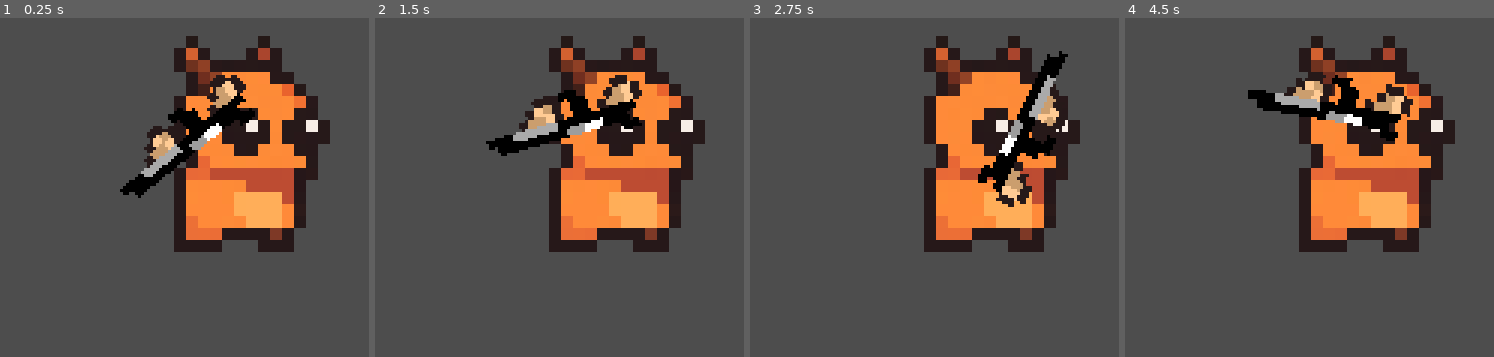
Above: before the commit, frames 1-4 (left to right).
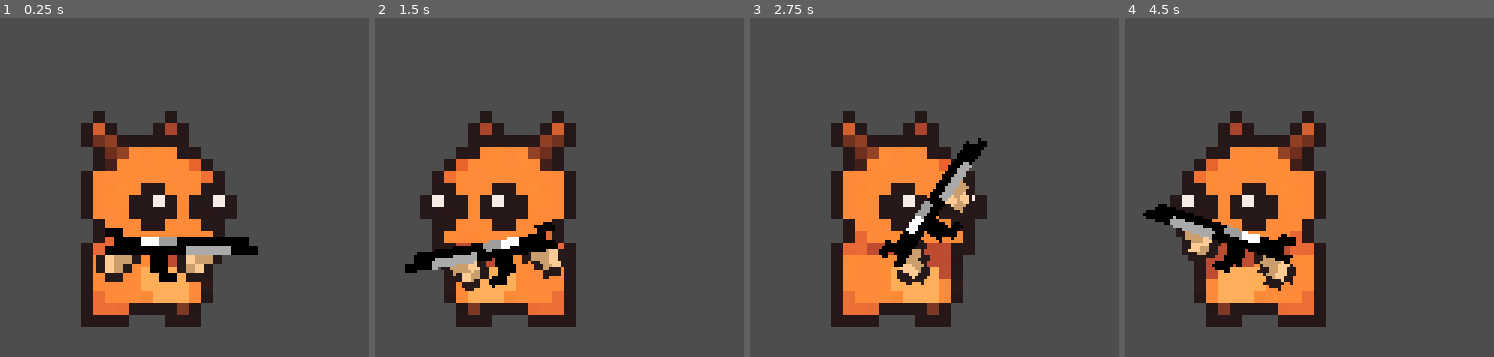
Above: after the commit, the same moments.

Repository: Satyamex/little-malice
Game: Godot game, scene res://node_2d.tscn
The game is run twice, just before and just after one commit, with the same random seed, the same clock (stepped at 60 frames per second) and the same inputs. The project has no main scene, so this scene is started directly.
Inputs (mouse positions are in pixels of both pictures, inside the frame that each line leads up to):
- Up to frame 1 (0.25 s): no input
- Up to frame 2 (1.5 s): tap Enter at 0.5 s; move the mouse to (outside the picture) at 0.52 s; tap Space at 1.25 s; move the mouse to (outside the picture) at 1.27 s
- Up to frame 3 (2.75 s): tap Enter at 2 s; move the mouse to (outside the picture) at 2.02 s
- Up to frame 4 (4.5 s): tap Space at 2.75, 4.25 s; move the mouse to (outside the picture) at 2.77 s; tap Enter at 3.5 s; move the mouse to (outside the picture) at 3.52 s; move the mouse to (outside the picture) at 4.27 s

The runs differ from the first frame. In frame 1, 37% of the frame differs, in the area x 21-90%, y 5-92%; in frame 2, 40%; in frame 3, 37%; in frame 4, 40%, in the area x 4-90%, y 5-92%.

Commit message:
The cursor and sprite not rotating fixed

Diff:
--- a/prefab_scenes/player.tscn
+++ b/prefab_scenes/player.tscn
@@ -22,6 +22,22 @@
 "values": [0.0]
 }
 
+[sub_resource type="Animation" id="Animation_xo1h1"]
+resource_name = "dash"
+length = 0.2
+tracks/0/type = "value"
+tracks/0/imported = false
+tracks/0/enabled = true
+tracks/0/path = NodePath("player_sprite:skew")
+tracks/0/interp = 1
+tracks/0/loop_wrap = true
+tracks/0/keys = {
+"times": PackedFloat32Array(0, 0.10065834, 0.2),
+"transitions": PackedFloat32Array(1, 1, 1),
+"update": 0,
+"values": [0.0, 1.293289, 0.0]
+}
+
 [sub_resource type="Animation" id="Animation_hqtel"]
 resource_name = "walk"
 length = 0.5
@@ -37,22 +53,6 @@
 "transitions": PackedFloat32Array(1, 1, 1, 1, 1),
 "update": 0,
 "values": [0.0, -0.07853982, 0.0, 0.07853982, 0.0]
-}
-
-[sub_resource type="Animation" id="Animation_xo1h1"]
-resource_name = "dash"
-length = 0.2
-tracks/0/type = "value"
-tracks/0/imported = false
-tracks/0/enabled = true
-tracks/0/path = NodePath("player_sprite:skew")
-tracks/0/interp = 1
-tracks/0/loop_wrap = true
-tracks/0/keys = {
-"times": PackedFloat32Array(0, 0.10065834, 0.2),
-"transitions": PackedFloat32Array(1, 1, 1),
-"update": 0,
-"values": [0.0, 1.293289, 0.0]
 }
 
 [sub_resource type="AnimationLibrary" id="AnimationLibrary_2hs0m"]
@@ -85,3 +85,5 @@
 libraries = {
 &"": SubResource("AnimationLibrary_2hs0m")
 }
+
+[node name="Camera2D" type="Camera2D" parent="."]
--- a/prefab_scripts/player.gd
+++ b/prefab_scripts/player.gd
@@ -4,10 +4,11 @@
 @onready var player_gun_anchor: Node2D = $"."
 @onready var player_sprite: Sprite2D = $"../player_sprite"
 @onready var player_gun_sprite: Sprite2D = $player_gun_sprite
+@onready var player: CharacterBody2D = $".."
 
-func _process(delta: float) -> void:
+func _process(_delta: float) -> void:
 	player_gun_anchor.look_at(get_global_mouse_position())
-	if get_global_mouse_position().x < self.position.x:
+	if get_global_mouse_position().x < player.global_position.x:
 		player_sprite.flip_h = true
 		player_gun_sprite.flip_v = true
 	else:
